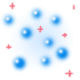
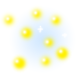
Revision of a layered 80x80 image; what changed, layer by layer:
pixels changed over [0, 1, 76, 78] (layer not identified)
